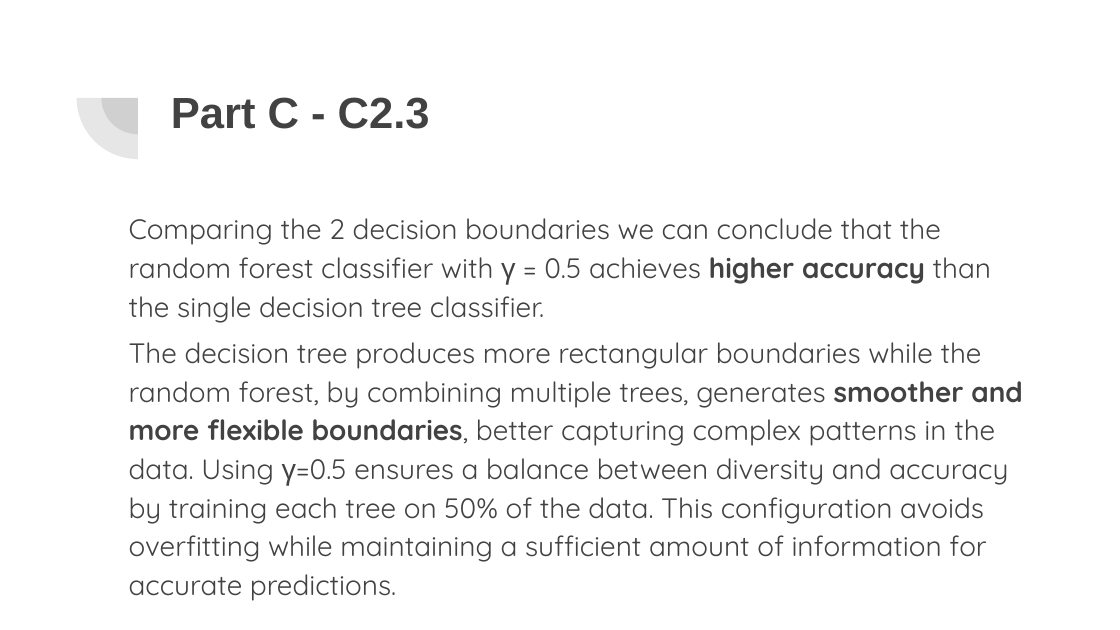
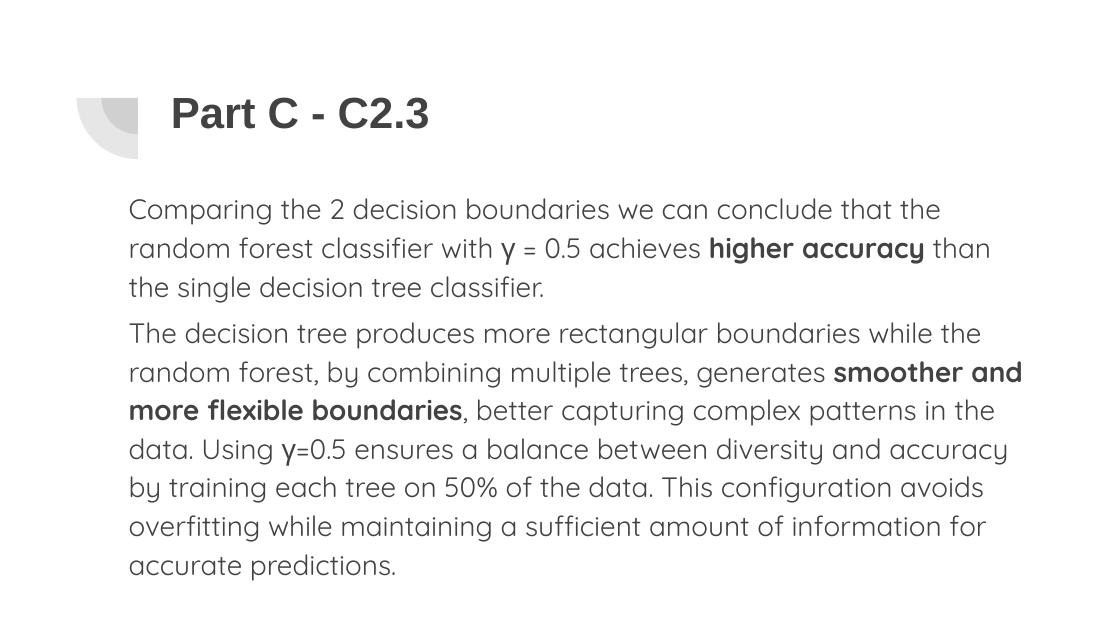
Before and after one commit to NontasBak/PR-Machine-Learning, a slide deck: slide 27 of Team40.pptx (slide 26 before the commit). Drawn at 1120x630 pixels with LibreOffice and Linux fonts; fonts in the diff are those of the drawing. Boxes give left, top, right and bottom in pixels: in the first picture for what was removed or moved away, otherwise in the second. Text is boxed around its words. In the diff, an @@ line names an element or a change of style, - is before the commit and + after.

```diff
--- a/Team40.pptx
+++ b/Team40.pptx
@@ text "Comparing the 2 decision boundaries ...": place and size @@
-text "Comparing the 2 decision boundaries ..." at box(129, 218, 1023, 601)
+text "Comparing the 2 decision boundaries ..." at box(129, 198, 1023, 581)
```
Also in this commit, not shown: 1 other slide changed, 3 slides added, 1 slide removed, 2 other files.
